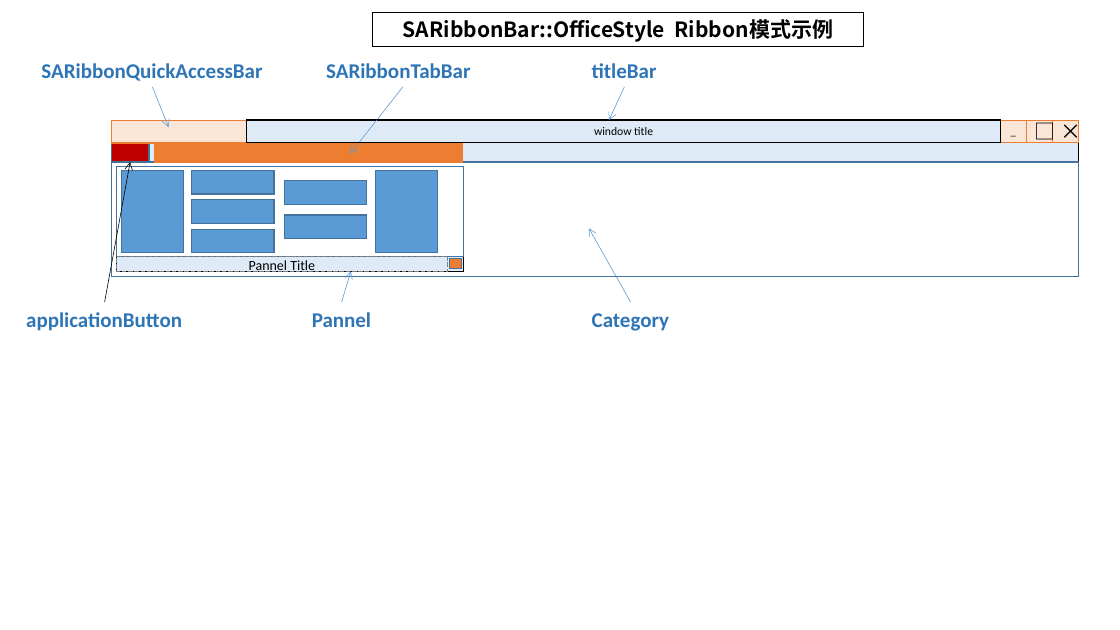
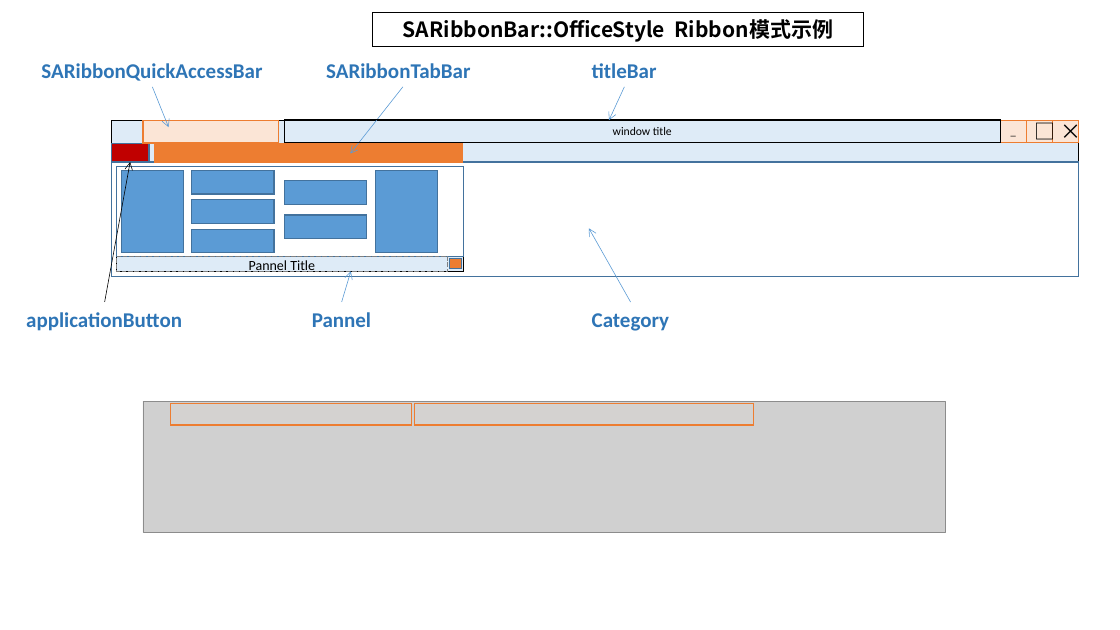
Before and after one commit to czyt1988/SARibbon, a slide deck: slide 1 of src/SARibbonBar/doc/SARibbonBar.pptx. Drawn at 1120x630 pixels with LibreOffice and Linux fonts; fonts in the diff are those of the drawing; grey boxes stand for pictures. Boxes give left, top, right and bottom in pixels: in the first picture for what was removed or moved away, otherwise in the second. Text is boxed around its words. In the diff, an @@ line names an element or a change of style, - is before the commit and + after.

```diff
--- a/src/SARibbonBar/doc/SARibbonBar.pptx
+++ b/src/SARibbonBar/doc/SARibbonBar.pptx
@@ rectangle: place and size @@
-rectangle at bbox=[111, 120, 247, 143]
+rectangle at bbox=[143, 120, 279, 143]
@@ rectangle "window title": place and size @@
-rectangle "window title" at bbox=[247, 120, 1001, 143]
+rectangle "window title" at bbox=[284, 120, 1001, 143]
@@ picture added at bbox=[143, 401, 945, 532] @@
@@ rectangle added at bbox=[171, 403, 411, 425], fill #FBE5D6 at 10% opacity, outline #ED7D31 1 pt @@
@@ rectangle added at bbox=[415, 403, 754, 425], fill #FBE5D6 at 10% opacity, outline #ED7D31 1 pt @@
```
Also in this commit, not shown: 1 slide added, 6 other files.
